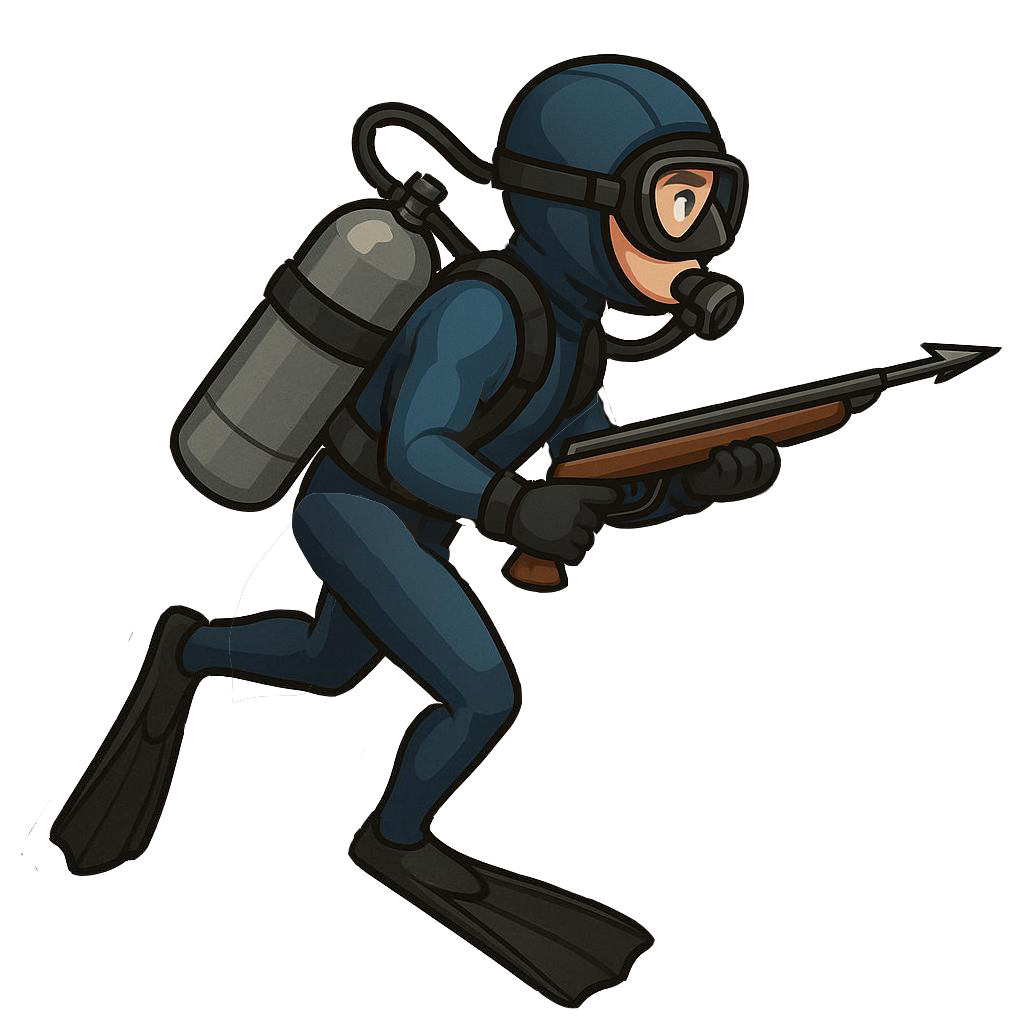
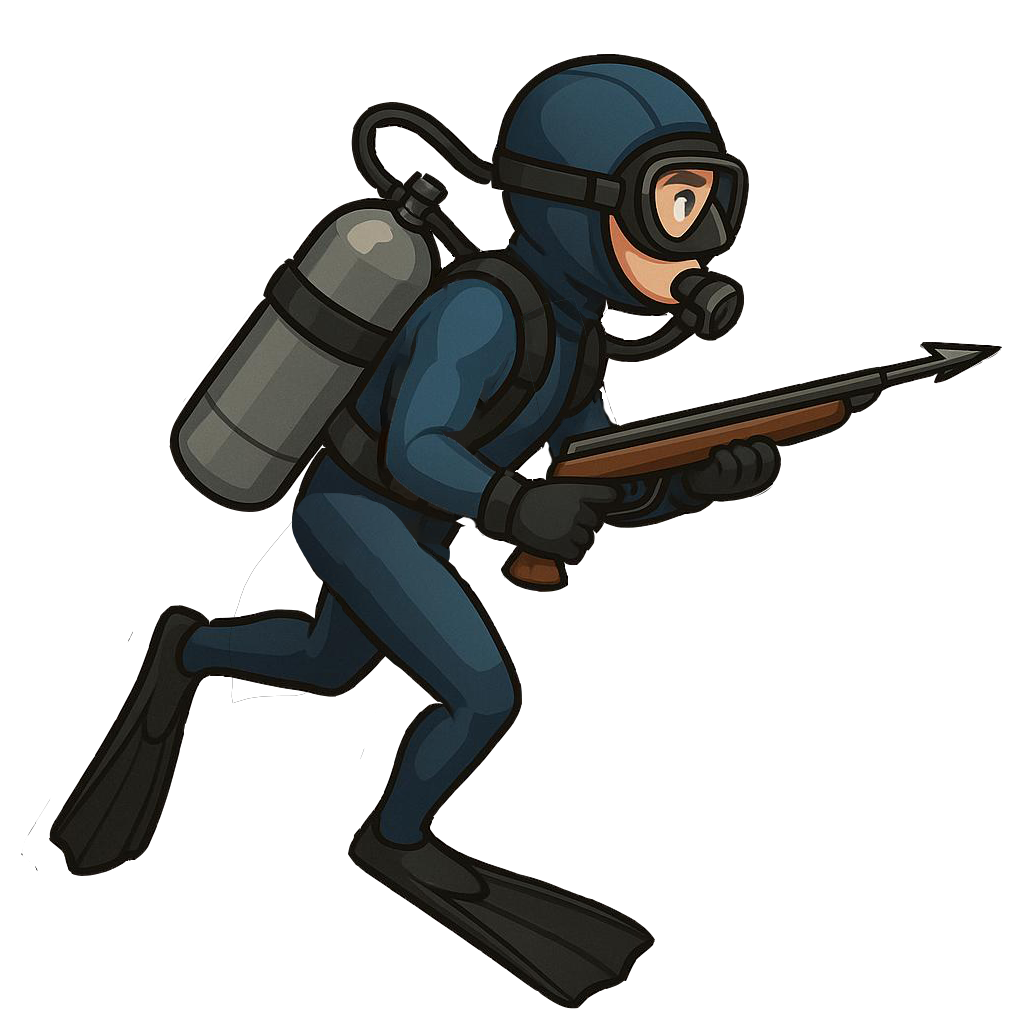
Two versions of the same layered image (1024x1024). Layer-by-layer changes:
painted on "Слой 2" over 291, 493, 655, 1009
painted on "Слой 4" over 386, 278, 1002, 593
painted on "Слой 1" over 21, 101, 1002, 876
painted on "Слой 5" over 351, 54, 749, 362
painted on "Слой 3" over 49, 493, 450, 876
painted on "Слой 7" over 521, 298, 598, 442
painted on "Слой 6" over 169, 198, 442, 512
